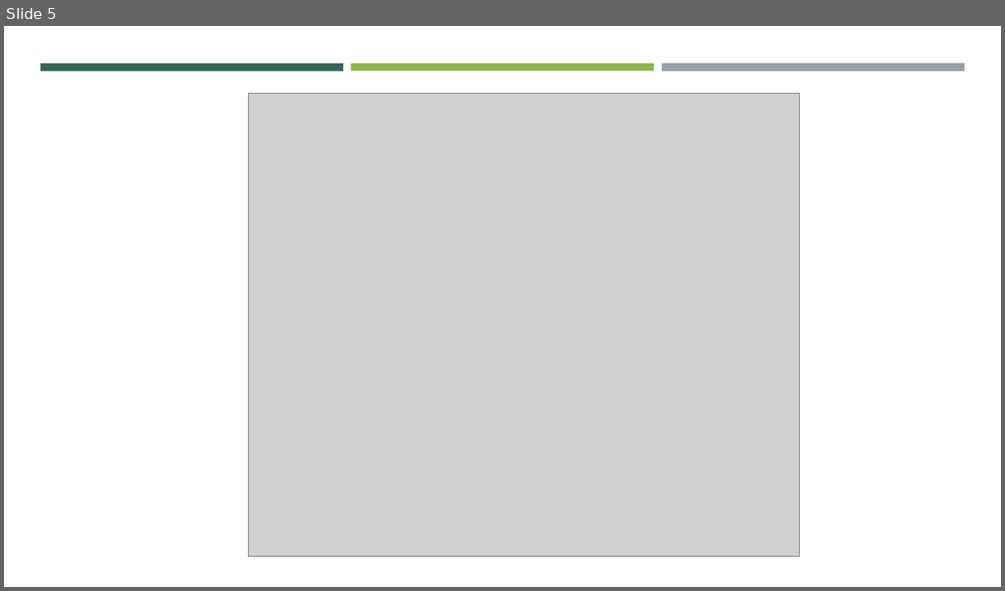
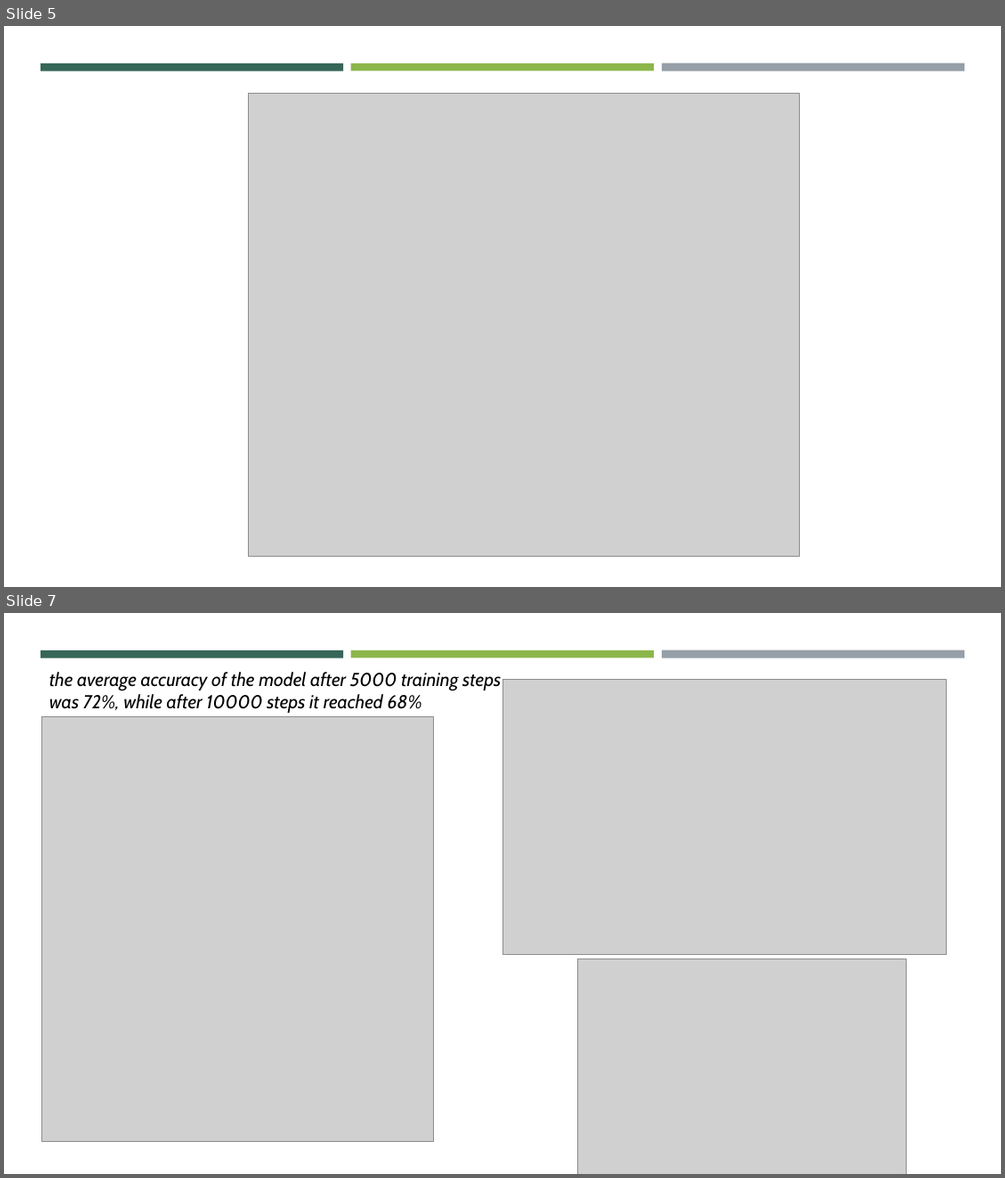
Before and after one commit to ErickaBermudez/spider-classification, a slide deck: docs/01 Project Presentation.pptx. Shown one above the other, each under a label of ours: slide 5 before the commit, slides 5 and 7 after it; the slides between them are not shown. The pictures are 1005x591 and 1005x1178 pixels, drawn with LibreOffice and Linux fonts; fonts in the diff are those of the drawing; grey boxes stand for pictures. Boxes give left, top, right and bottom in pixels: in the first picture for what was removed or moved away, otherwise in the second. Text is boxed around its words. In the diff, an @@ line names an element or a change of style, - is before the commit and + after.

```diff
--- a/docs/01 Project Presentation.pptx
+++ b/docs/01 Project Presentation.pptx
@@ slide 7 added at [4,613,1001,1174], background #FFFFFF; not listed: 3 template elements that a slide beside it also shows @@
@@ text added at [49,672,501,713], 18 pt, text #000000, italic @@
+the average accuracy of the model after 5000 training steps was 72%, while after 10000 steps it reached 68%
@@ picture added at [502,680,947,955] @@
@@ picture added at [42,717,434,1142] @@
@@ picture added at [577,959,906,1174] @@
```
Also in this commit, not shown: 4 slides changed, 4 other slides added, 1 slide removed.
